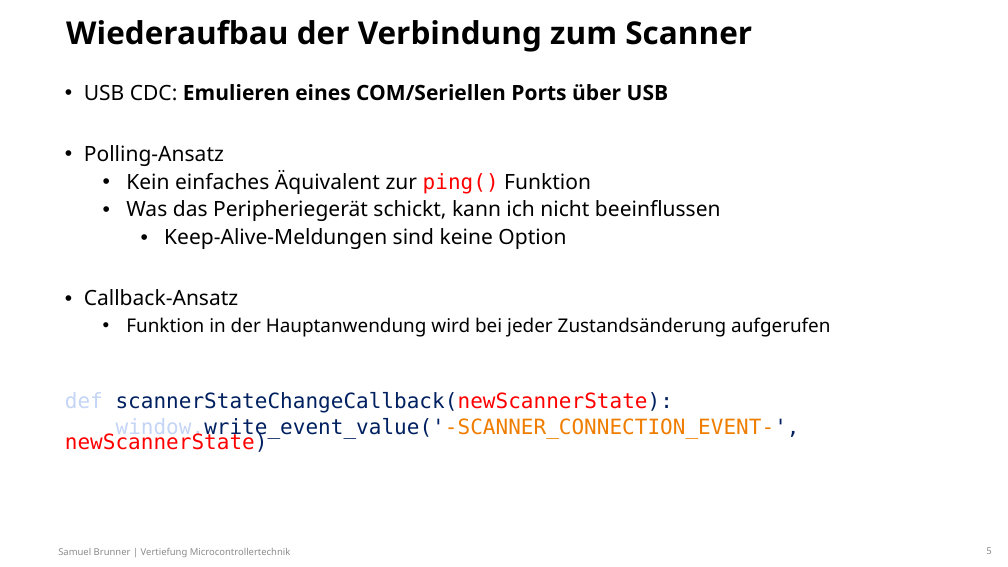
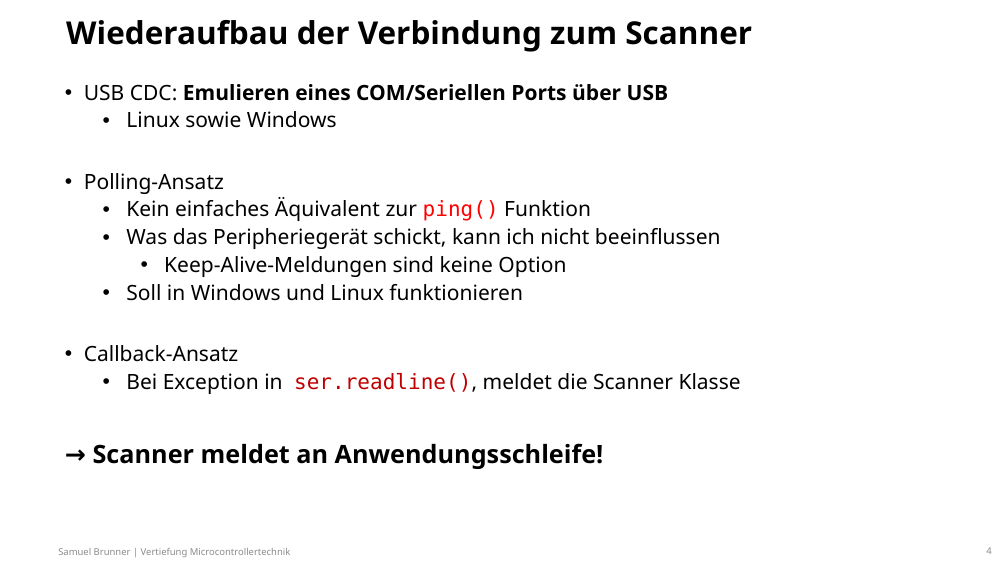
Before and after one commit to Oberfeldwedler/km3003, a slide deck: slide 4 of docs/Präsi/VMC_KM3003.pptx (slide 5 before the commit). Drawn at 1008x567 pixels with LibreOffice and Linux fonts; fonts in the diff are those of the drawing; background and template pictures are left out. Boxes give left, top, right and bottom in pixels: in the first picture for what was removed or moved away, otherwise in the second. Text is boxed around its words. In the diff, an @@ line names an element or a change of style, - is before the commit and + after.

```diff
--- a/docs/Präsi/VMC_KM3003.pptx
+++ b/docs/Präsi/VMC_KM3003.pptx
@@ text at (126, 111, 337, 128): paragraph added @@
+  • Linux sowie Windows
@@ text at (126, 284, 523, 301): paragraph added @@
+  • Soll in Windows und Linux funktionieren
@@ text at (93, 373, 741, 469): text changed; font DejaVu Sans Mono to Noto Sans @@
-  • Funktion in der Hauptanwendung wird bei jeder Zustandsänderung aufgerufen
-def scannerStateChangeCallback(newScannerState):
-window.write_event_value('-SCANNER_CONNECTION_EVENT-', newScannerState)
+  • Bei Exception in ser.readline(), meldet die Scanner Klasse
+→ Scanner meldet an Anwendungsschleife!
@@ page number at (986, 547, 991, 554): text changed @@
-5
+4
```
Also in this commit, not shown: 4 other slides changed, 5 other files.
